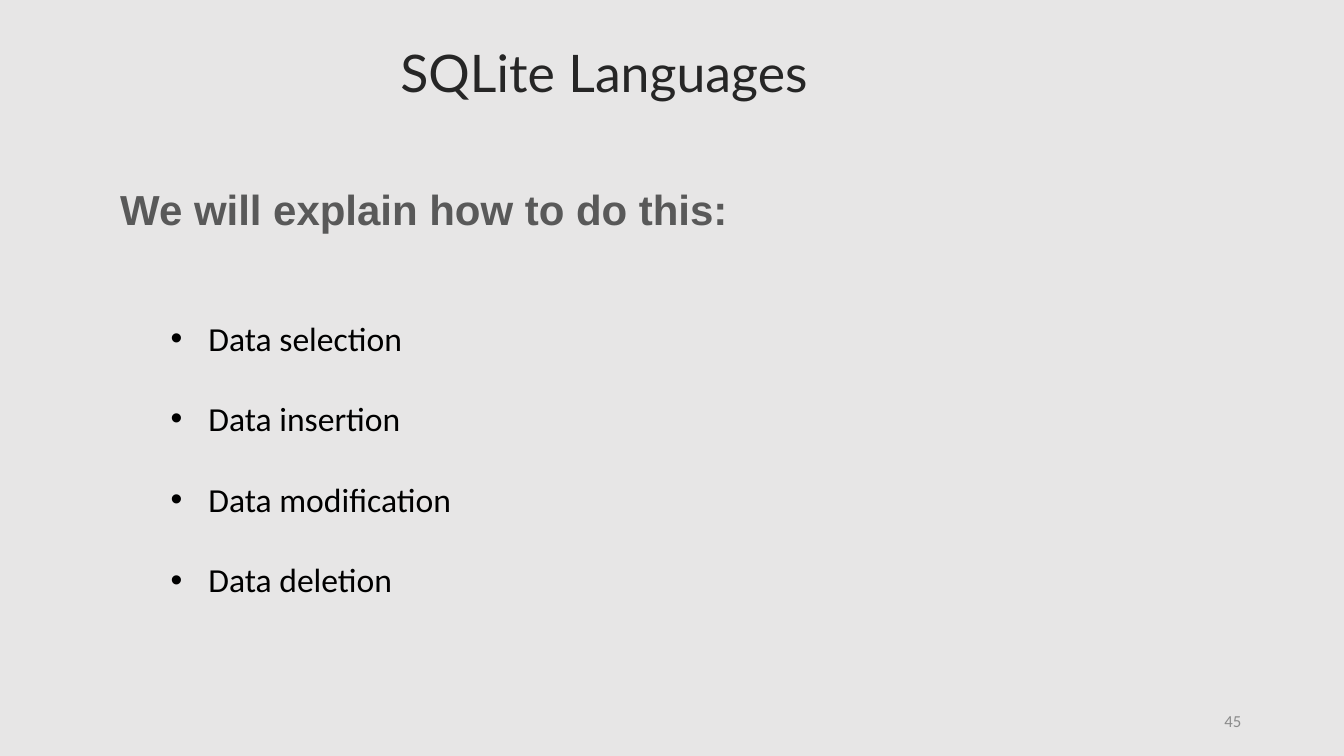
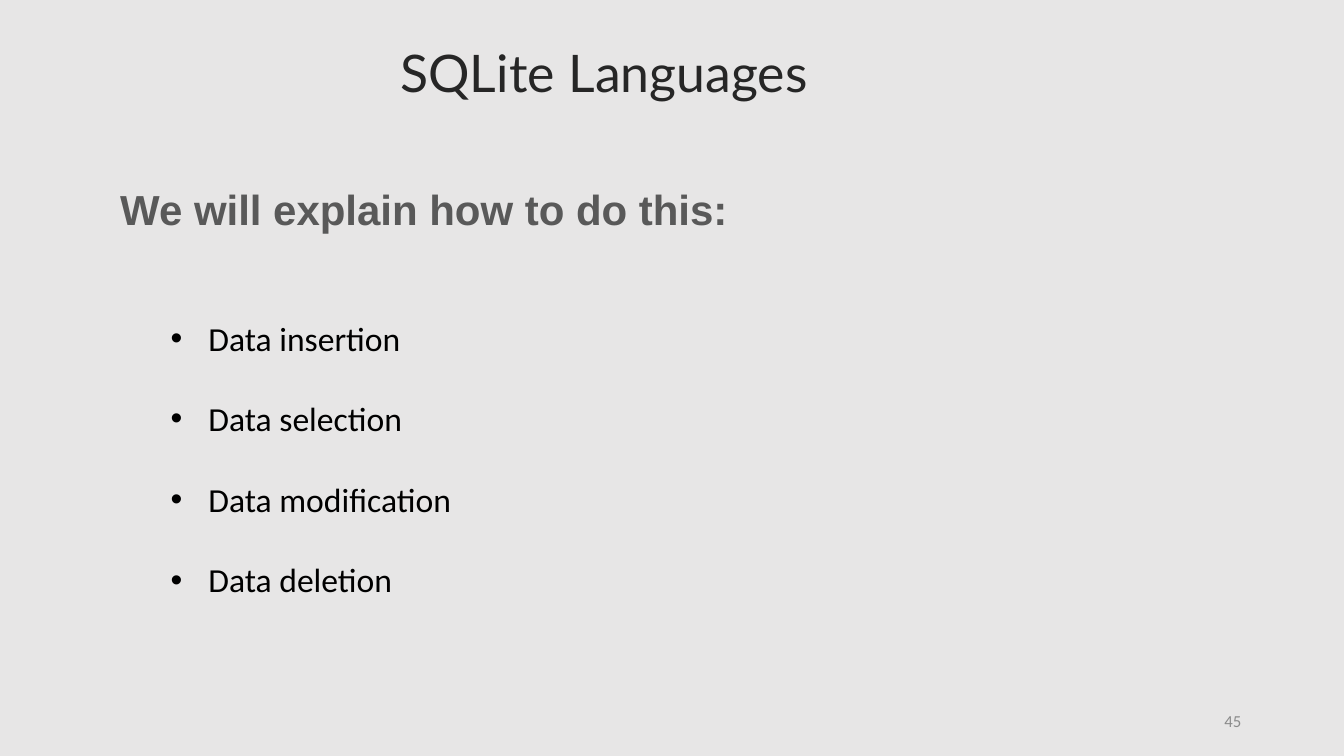
Before and after one commit to lahcenrahlaoui/Wingardium_Leviosaaaa, a slide deck: slide 45 of Presentation-projet-SQLite [Autosaved].pptx. Drawn at 1344x756 pixels with LibreOffice and Linux fonts; fonts in the diff are those of the drawing. Boxes give left, top, right and bottom in pixels: in the first picture for what was removed or moved away, otherwise in the second. Text is boxed around its words. In the diff, an @@ line names an element or a change of style, - is before the commit and + after.

Commit message:
kjfasd

```diff
--- a/Presentation-projet-SQLite [Autosaved].pptx
+++ b/Presentation-projet-SQLite [Autosaved].pptx
@@ text at box(208, 328, 400, 352): paragraph added @@
+  • Data insertion
@@ text at box(208, 408, 400, 432): paragraph removed @@
-  • Data insertion
```
